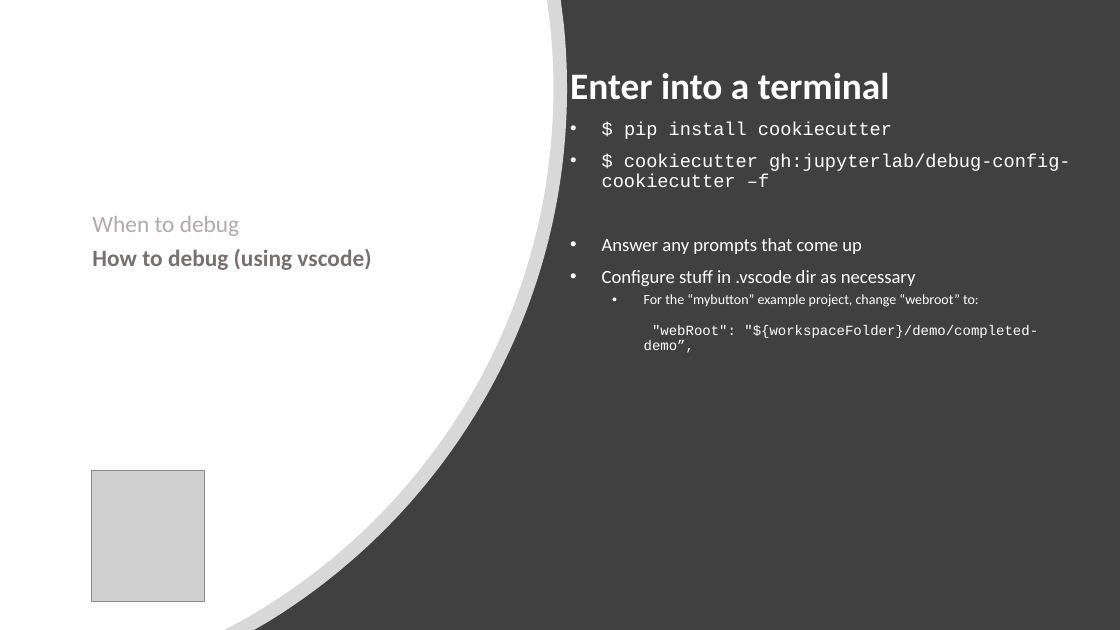
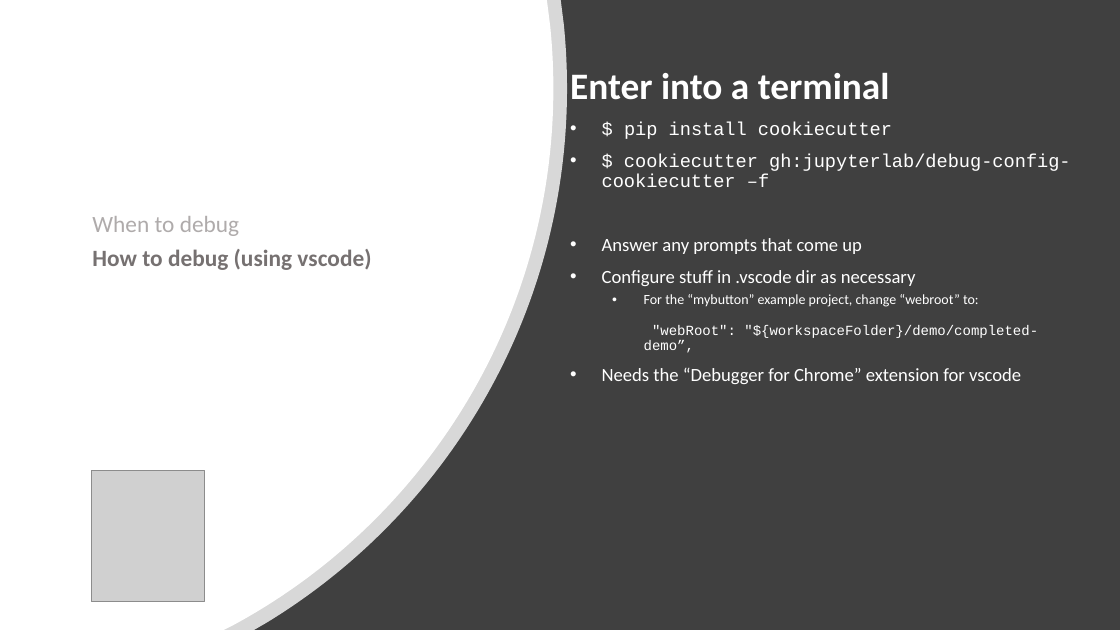
Before and after one commit to jupytercon/jupytercon2020-developingextensions, a slide deck: slide 4 of slides/3-jupytercon_2020_debug_tutorial.pptx. Drawn at 1120x630 pixels with LibreOffice and Linux fonts; fonts in the diff are those of the drawing; grey boxes stand for pictures. Boxes give left, top, right and bottom in pixels: in the first picture for what was removed or moved away, otherwise in the second. Text is boxed around its words. In the diff, an @@ line names an element or a change of style, - is before the commit and + after.

Commit message:
added "debugger for chrome" vscode extension req

```diff
--- a/slides/3-jupytercon_2020_debug_tutorial.pptx
+++ b/slides/3-jupytercon_2020_debug_tutorial.pptx
@@ subtitle at bbox=[602, 368, 1021, 384]: paragraph added @@
+• Needs the “Debugger for Chrome” extension for vscode
```
Also in this commit, not shown: 1 slide added, 1 other file.
